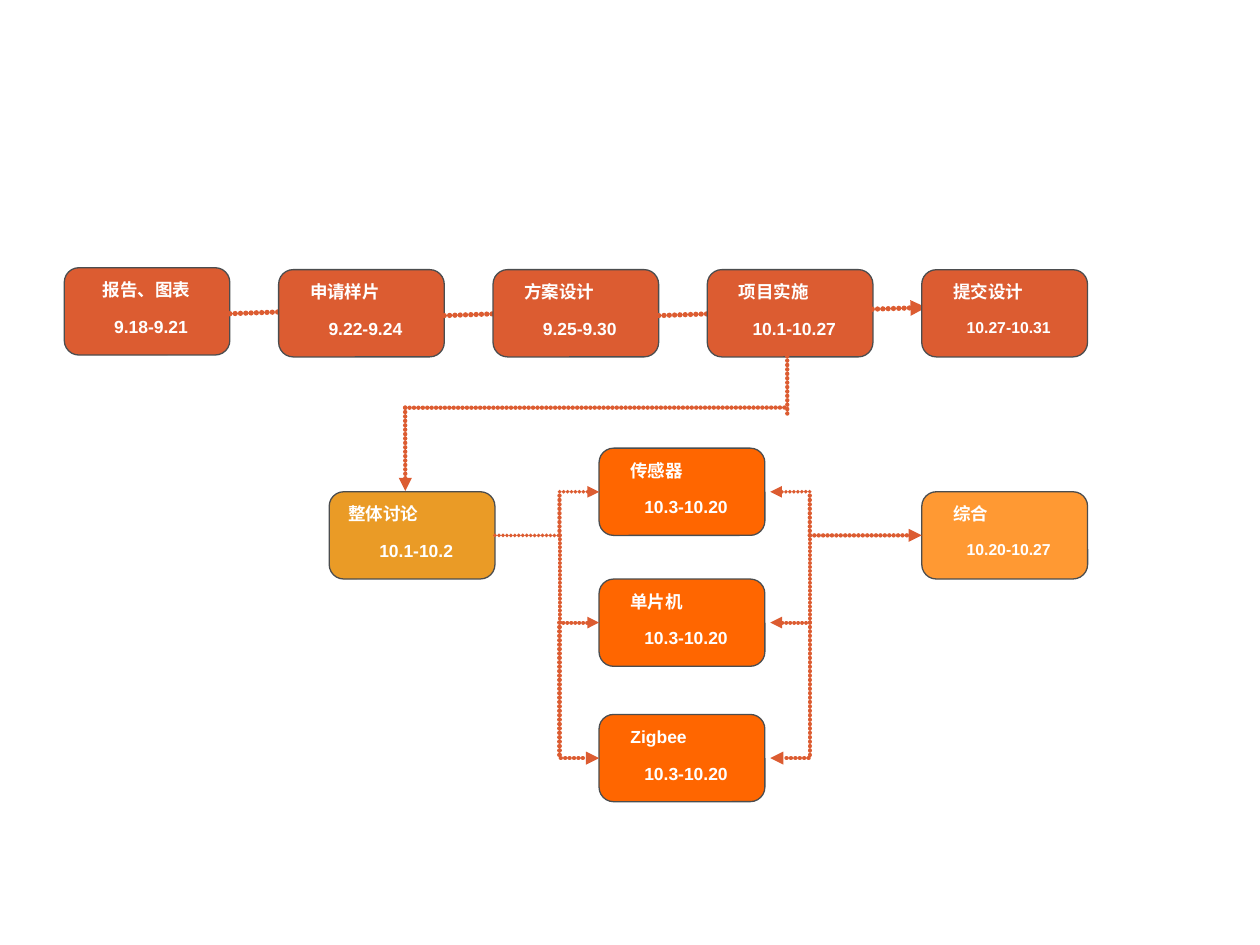
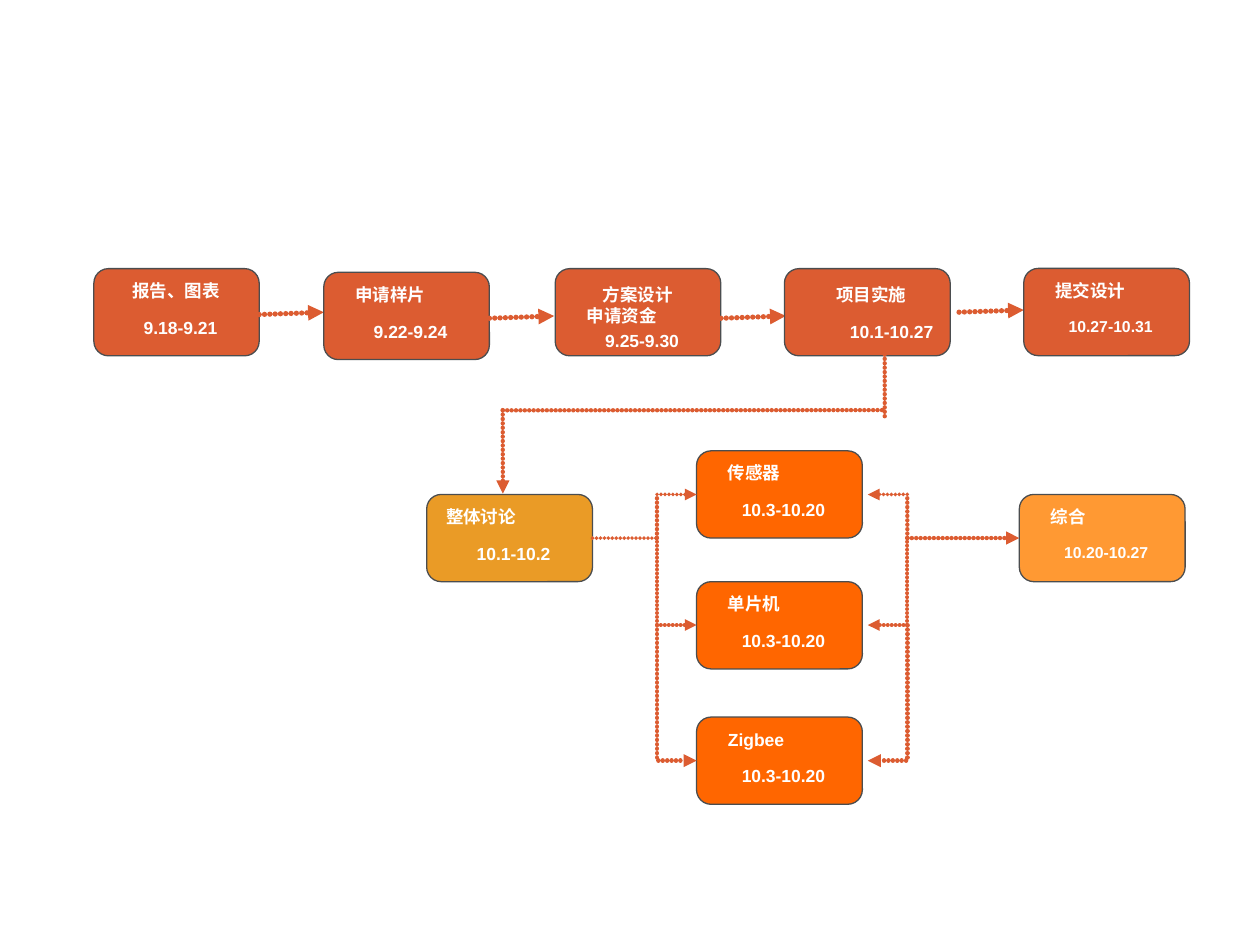
Before and after one commit to johnsonliu999/smart_argi, a slide deck: slide 1 of schedule.ppt. Drawn at 1260x945 pixels with LibreOffice and Linux fonts; fonts in the diff are those of the drawing; background and template pictures are left out. Boxes give left, top, right and bottom in pixels: in the first picture for what was removed or moved away, otherwise in the second. Text is boxed around its words. In the diff, an @@ line names an element or a change of style, - is before the commit and + after.

Commit message:
modify schedule

```diff
--- a/schedule.ppt
+++ b/schedule.ppt
@@ rounded rectangle: place and size @@
-rounded rectangle at <box>493,270,658,357</box>
+rounded rectangle at <box>556,268,721,355</box>
@@ rounded rectangle: place and size @@
-rounded rectangle at <box>707,270,872,357</box>
+rounded rectangle at <box>785,268,951,355</box>
@@ 3 texts, 3 rounded rectangles, 1 elbow arrow: place and size @@
-3 texts, 3 rounded rectangles, 1 elbow arrow at <box>598,270,1089,667</box>
+3 texts, 3 rounded rectangles, 1 elbow arrow at <box>697,268,1191,669</box>
@@ text "方案设计": place and size @@
-text "方案设计" at <box>524,283,594,300</box>
+text "方案设计" at <box>587,286,673,324</box>
@@ 2 texts, 1 rounded rectangle, 1 arrow: place and size @@
-2 texts, 1 rounded rectangle, 1 arrow at <box>64,268,295,355</box>
+2 texts, 1 rounded rectangle, 1 arrow at <box>93,268,324,355</box>
@@ text "9.22-9.24": place and size @@
-text "9.22-9.24" at <box>329,323,403,335</box>
+text "9.22-9.24" at <box>374,326,448,338</box>
@@ 1 text, 1 rounded rectangle, 1 arrow: place and size @@
-1 text, 1 rounded rectangle, 1 arrow at <box>278,270,509,357</box>
+1 text, 1 rounded rectangle, 1 arrow at <box>324,272,554,359</box>
@@ text "9.25-9.30": place and size @@
-text "9.25-9.30" at <box>543,323,617,335</box>
+text "9.25-9.30" at <box>605,335,679,347</box>
@@ text at <box>587,307,657,324</box>: paragraph added @@
+申请资金
@@ arrow moved from (659, 315) - (723, 314) to (721, 319) - (786, 316) @@
@@ 8 texts, 3 lines, 3 arrows, 1 rectangle, 1 rounded rectangle, 1 elbow arrow: place and size @@
-8 texts, 3 lines, 3 arrows, 1 rectangle, 1 rounded rectangle, 1 elbow arrow at <box>336,307,1089,781</box>
+8 texts, 3 lines, 3 arrows, 1 rectangle, 1 rounded rectangle, 1 elbow arrow at <box>433,310,1186,783</box>
@@ 2 rounded rectangles, 1 elbow arrow, 1 arrow: place and size @@
-2 rounded rectangles, 1 elbow arrow, 1 arrow at <box>329,491,810,801</box>
+2 rounded rectangles, 1 elbow arrow, 1 arrow at <box>427,494,907,804</box>
@@ 2 texts, 2 lines, 1 arrow, 1 elbow arrow: place and size @@
-2 texts, 2 lines, 1 arrow, 1 elbow arrow at <box>495,348,922,622</box>
+2 texts, 2 lines, 1 arrow, 1 elbow arrow at <box>592,350,1019,625</box>
```
